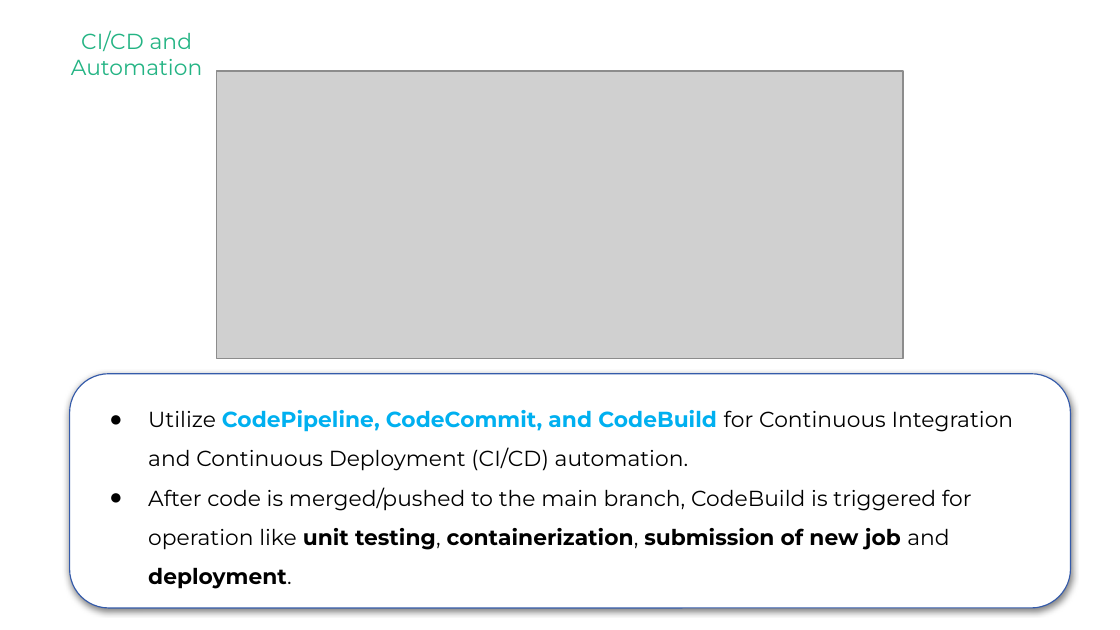
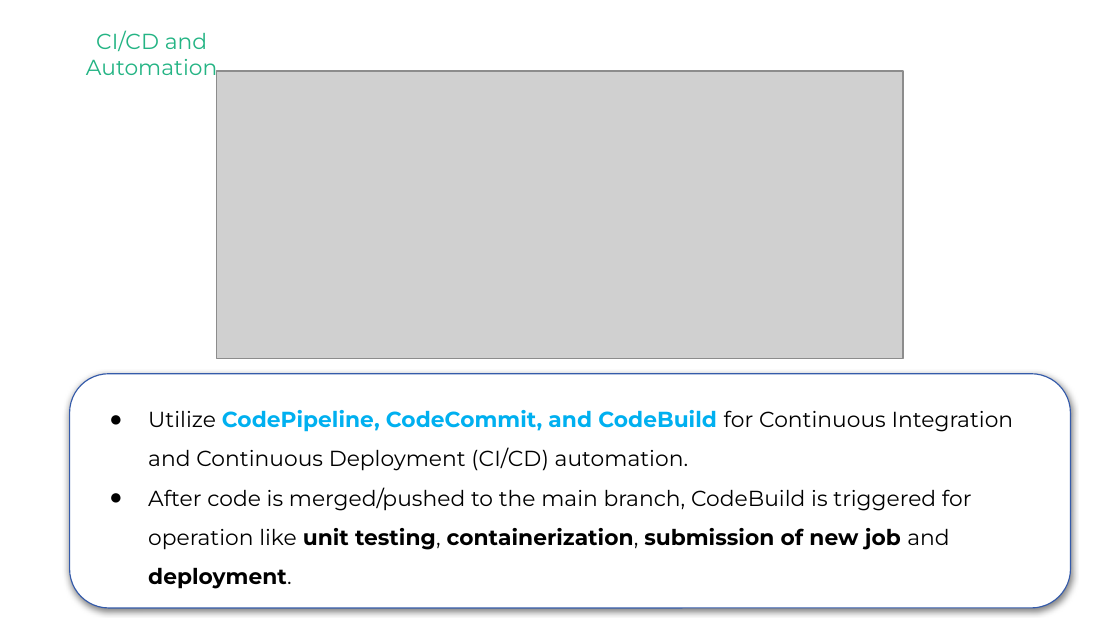
Before and after one commit to ChanCheeKean/MLOps_Pipelines, a slide deck: slide 3 of assets/MLops Deck.pptx (slide 4 before the commit). Drawn at 1120x630 pixels with LibreOffice and Linux fonts; fonts in the diff are those of the drawing; grey boxes stand for pictures. Boxes give left, top, right and bottom in pixels: in the first picture for what was removed or moved away, otherwise in the second. Text is boxed around its words. In the diff, an @@ line names an element or a change of style, - is before the commit and + after.

```diff
--- a/assets/MLops Deck.pptx
+++ b/assets/MLops Deck.pptx
@@ text "CI/CD and Automation" rewrapped from <box>71,30,202,75</box> to <box>86,30,217,80</box> @@
```
Also in this commit, not shown: 3 other slides changed, 3 slides added, 1 slide removed, 4 other files.
